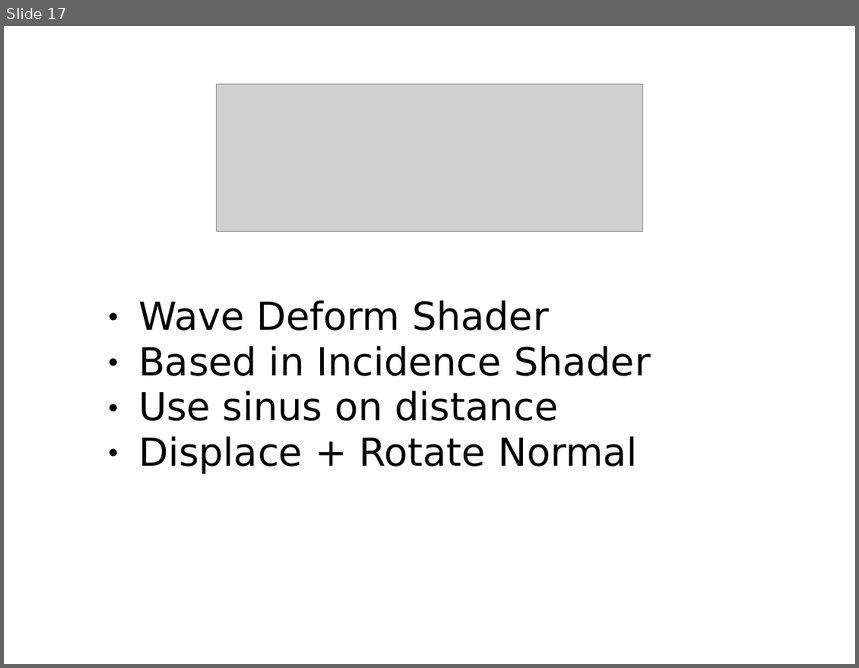
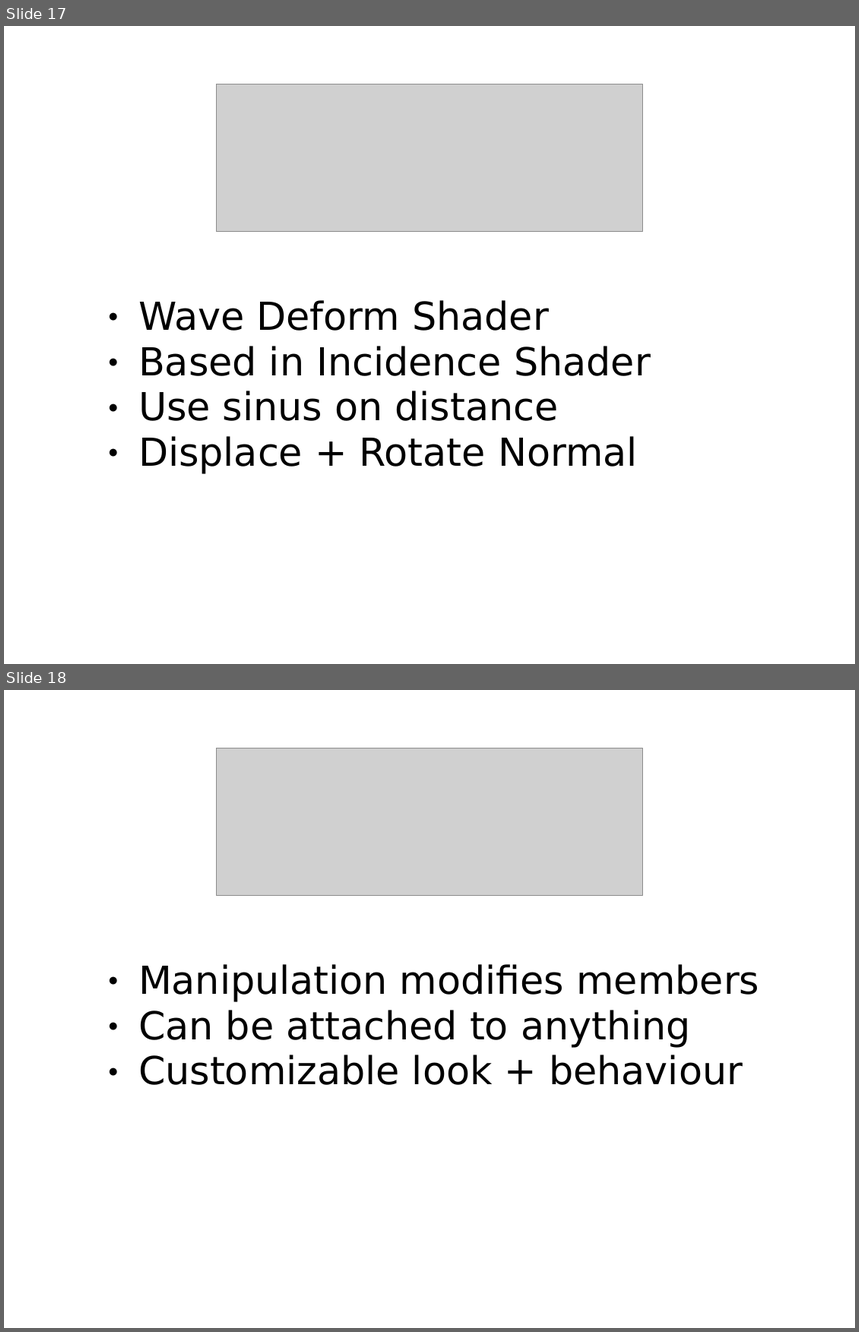
Before and after one commit to Amin4D/JSSceneGraph, a slide deck: Apps/Sample/Tutorials/Presentations/tutorials.ppt. Shown one above the other, each under a label of ours: slide 17 before the commit, slides 17 and 18 after it. The pictures are 859x668 and 859x1332 pixels, drawn with LibreOffice and Linux fonts; fonts in the diff are those of the drawing; grey boxes stand for pictures. Boxes give left, top, right and bottom in pixels: in the first picture for what was removed or moved away, otherwise in the second. Text is boxed around its words. In the diff, an @@ line names an element or a change of style, - is before the commit and + after.

```diff
--- a/Apps/Sample/Tutorials/Presentations/tutorials.ppt
+++ b/Apps/Sample/Tutorials/Presentations/tutorials.ppt
@@ slide 18 added at box(4, 690, 855, 1328), background #FFFFFF @@
@@ picture added at box(216, 748, 643, 895) @@
@@ text added at box(139, 964, 759, 1085), 36 pt, text #000000 @@
+● Manipulation modifies members
+● Can be attached to anything
+● Customizable look + behaviour
```
Also in this commit, not shown: 5 other slides added, 1 other file.
